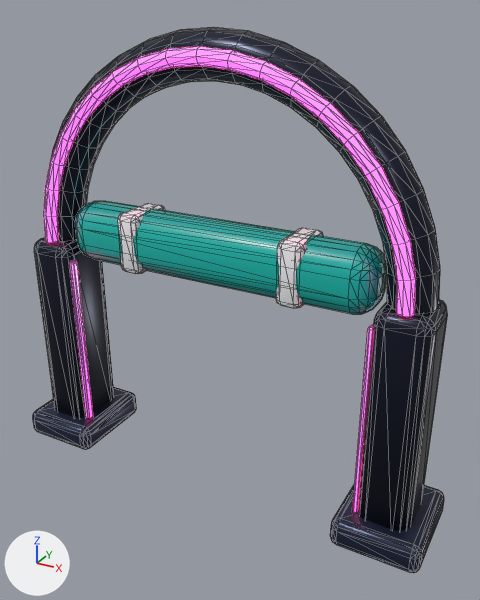
The glTF model lane-rush/art/blender/out/bl_arch.glb: old version first, new version second.
The view is the same before and after, from a 50 mm camera at (1.43, -2.39, 2.17) aimed at (0.11, 0.02, 0.96). The axes (+X, +Y, +Z) are drawn at lower left. The lights are the same throughout. The first picture is the older version. Mesh edges are drawn as thin lines.

Before the edit, the objects in view are built like this:
```python
mat_nx_pinkg = bpy.data.materials.new('nx_pinkg')
mat_nx_pinkg.use_nodes = True; mat_nx_pinkg.node_tree.nodes.clear()
_N = mat_nx_pinkg.node_tree.nodes; _L = mat_nx_pinkg.node_tree.links
n0 = _N.new('ShaderNodeBsdfPrincipled'); n0.name = 'Principled BSDF'
n0.inputs[2].default_value = 0.2  # 'Roughness'
n0.inputs[27].default_value = (1.0, 0.0273, 0.254, 1.0)  # 'Emission Color', pink #ff2e8a
n0.inputs[28].default_value = 5.0  # 'Emission Strength'
n1 = _N.new('ShaderNodeOutputMaterial'); n1.name = 'Material Output'
n2 = _N.new('ShaderNodeMix'); n2.name = 'Mix'
n2.data_type = 'RGBA'
n2.blend_type = 'MULTIPLY'
n2.inputs[0].default_value = 1.0  # 'Factor'
n2.inputs[7].default_value = (1.0, 0.254, 0.552, 1.0)  # 'B', pink #ff8ac4
n3 = _N.new('ShaderNodeVertexColor'); n3.name = 'Color Attribute'
_L.new(n0.outputs[0], n1.inputs[0])  # 'BSDF' to 'Surface'
_L.new(n2.outputs[2], n0.inputs[0])  # 'Result' to 'Base Color'
_L.new(n3.outputs[0], n2.inputs[6])  # 'Color' to 'A'
me_torus = bpy.data.meshes.new('Torus')
me_torus.from_pydata(...)  # 1116 vertices, 2156 faces; spans x -1.08..1.08, y -0.23..0.23, z 0.0..2.1
# faces by material slot: [856, 408, 376, 300, 216]
me_torus.materials.append(mat_nx_dark)
me_torus.materials.append(mat_nx_pinkg)
me_torus.materials.append(mat_nx_dark2)
me_torus.materials.append(mat_nx_teal)
me_torus.materials.append(mat_nx_white)
ob_neon_arch = bpy.data.objects.new('neon_arch', me_torus)
ob_neon_arch.location = (0.0, 0.0, 0.0)
```
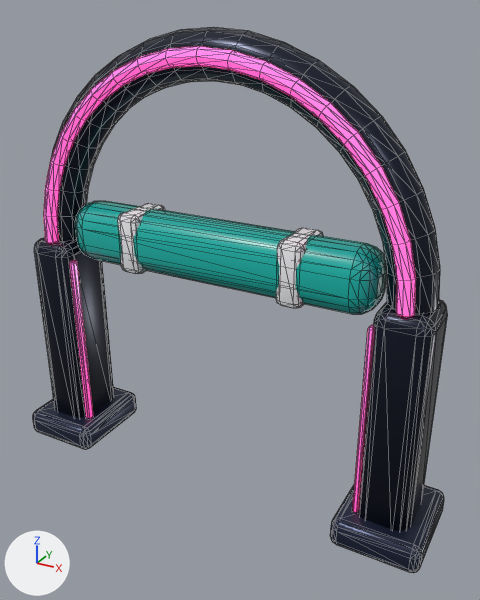
Where the change shows, as pixel boxes [x1, y1, x2, y2] in the pictures (480 x 600 px):
'neon_arch', surface changed
    both: [43, 43, 420, 528]

The change, as a diff of the scene's bpy script:
```diff
--- a/lane-rush/art/blender/out/bl_arch.glb.py
+++ b/lane-rush/art/blender/out/bl_arch.glb.py
@@ mat_nx_pinkg @@
 n0 = _N.new('ShaderNodeBsdfPrincipled'); n0.name = 'Principled BSDF'
 n0.inputs[27].default_value = (1.0, 0.0273, 0.254, 1.0)  # 'Emission Color', pink #ff2e8a
-n0.inputs[28].default_value = 5.0  # 'Emission Strength'
+n0.inputs[28].default_value = 1.6  # 'Emission Strength'
 n1 = _N.new('ShaderNodeOutputMaterial'); n1.name = 'Material Output'
```
